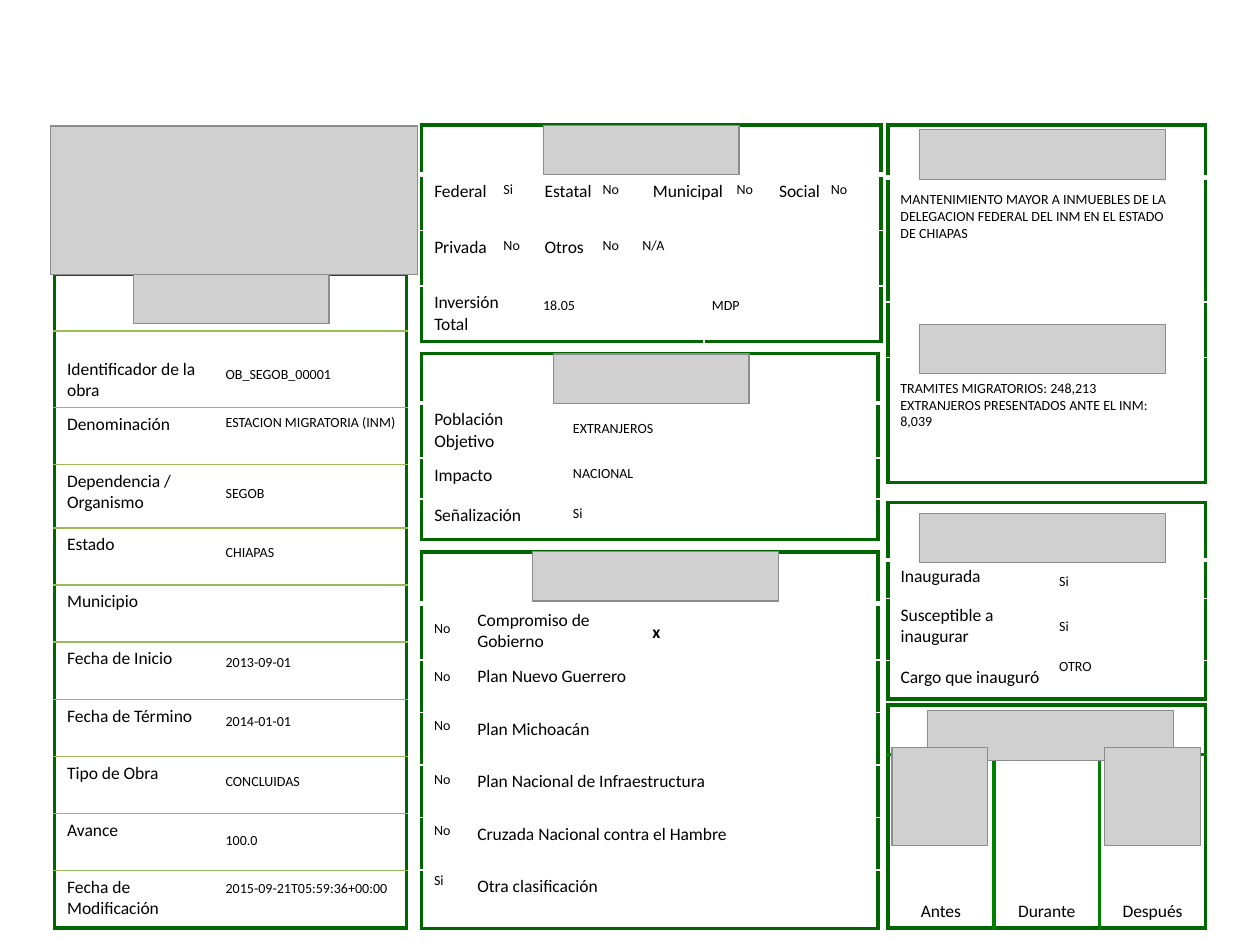
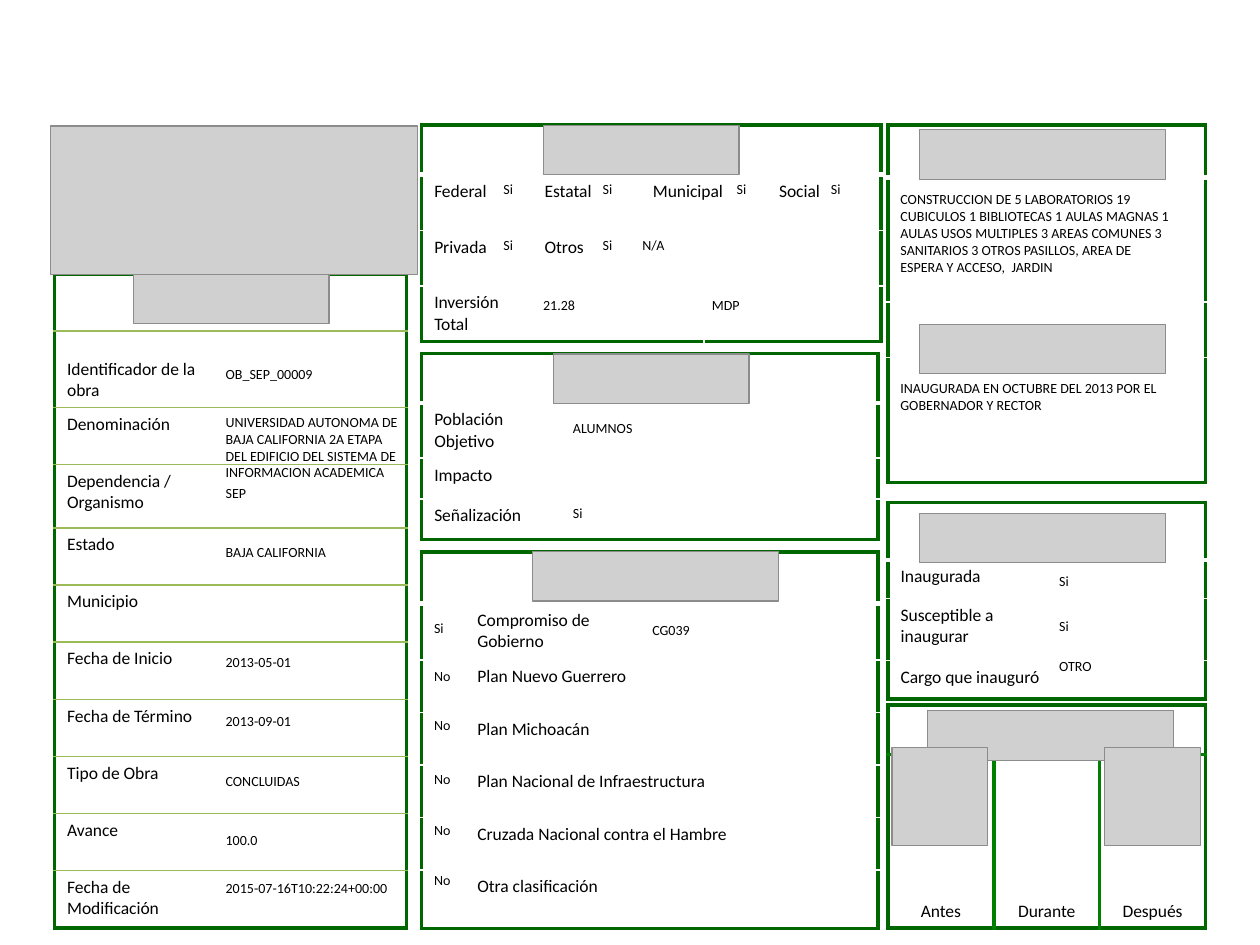
Before and after one commit to fpedro23/djangoObras, a slide deck: slide 1 of obras/static/ppt/ppt-generados/FichaTecnicaObras_1.pptx. Drawn at 1260x945 pixels with LibreOffice and Linux fonts; fonts in the diff are those of the drawing; grey boxes stand for pictures; background and template pictures are left out. Boxes give left, top, right and bottom in pixels: in the first picture for what was removed or moved away, otherwise in the second. Text is boxed around its words. In the diff, an @@ line names an element or a change of style, - is before the commit and + after.

```diff
--- a/obras/static/ppt/ppt-generados/FichaTecnicaObras_1.pptx
+++ b/obras/static/ppt/ppt-generados/FichaTecnicaObras_1.pptx
@@ text at [603, 184, 613, 194]: text changed @@
-No
+Si
@@ text at [737, 184, 747, 194]: text changed @@
-No
+Si
@@ text at [831, 184, 841, 194]: text changed @@
-No
+Si
@@ text at [900, 195, 1169, 274]: text changed @@
-MANTENIMIENTO MAYOR A INMUEBLES DE LA DELEGACION FEDERAL DEL INM EN EL ESTADO DE CHIAPAS
+CONSTRUCCION DE 5 LABORATORIOS 19 CUBICULOS 1 BIBLIOTECAS 1 AULAS MAGNAS 1 AULAS USOS MULTIPLES 3 AREAS COMUNES 3 SANITARIOS 3 OTROS PASILLOS, AREA DE ESPERA Y ACCESO, JARDIN
@@ text at [503, 240, 513, 250]: text changed @@
-No
+Si
@@ text at [603, 240, 613, 250]: text changed @@
-No
+Si
@@ text at [543, 300, 575, 310]: text changed @@
-18.05
+21.28
@@ text at [226, 370, 313, 381]: text changed @@
-OB_SEGOB_00001
+OB_SEP_00009
@@ text at [900, 384, 1157, 410]: text changed @@
-TRAMITES MIGRATORIOS: 248,213 EXTRANJEROS PRESENTADOS ANTE EL INM: 8,039
+INAUGURADA EN OCTUBRE DEL 2013 POR EL GOBERNADOR Y RECTOR
@@ text at [226, 418, 397, 477]: text changed @@
-ESTACION MIGRATORIA (INM)
+UNIVERSIDAD AUTONOMA DE BAJA CALIFORNIA 2A ETAPA DEL EDIFICIO DEL SISTEMA DE INFORMACION ACADEMICA
@@ text at [573, 424, 632, 433]: text changed @@
-EXTRANJEROS
+ALUMNOS
@@ text removed at [573, 469, 633, 478] @@
-NACIONAL
@@ text at [226, 489, 246, 498]: text changed @@
-SEGOB
+SEP
@@ text at [226, 548, 326, 557]: text changed @@
-CHIAPAS
+BAJA CALIFORNIA
@@ text at [434, 623, 444, 633]: text changed @@
-No
+Si
@@ text at [652, 626, 690, 635]: text changed; size 10 to 8 pt; bold off @@
-x
+CG039
@@ text at [226, 658, 291, 667]: text changed @@
-2013-09-01
+2013-05-01
@@ text at [226, 717, 291, 726]: text changed @@
-2014-01-01
+2013-09-01
@@ text at [226, 883, 388, 893]: text changed @@
-2015-09-21T05:59:36+00:00
+2015-07-16T10:22:24+00:00
@@ text at [434, 876, 450, 885]: text changed @@
-Si
+No
```
Also in this commit, not shown: 17 other files.
